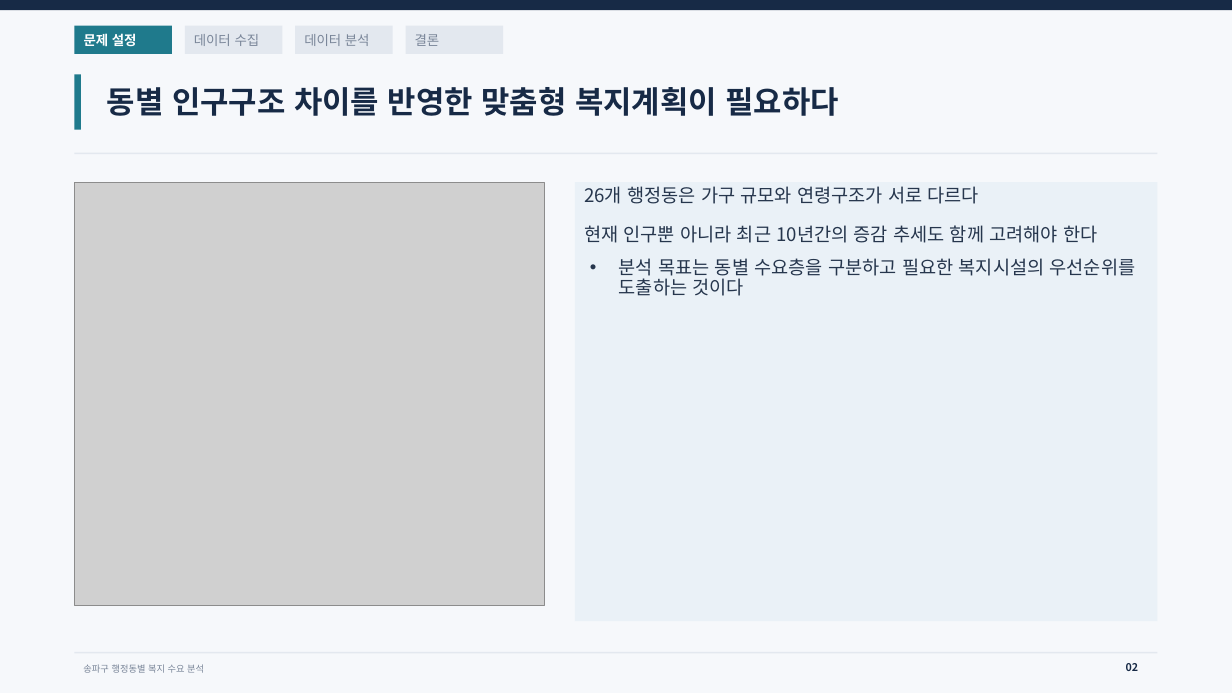
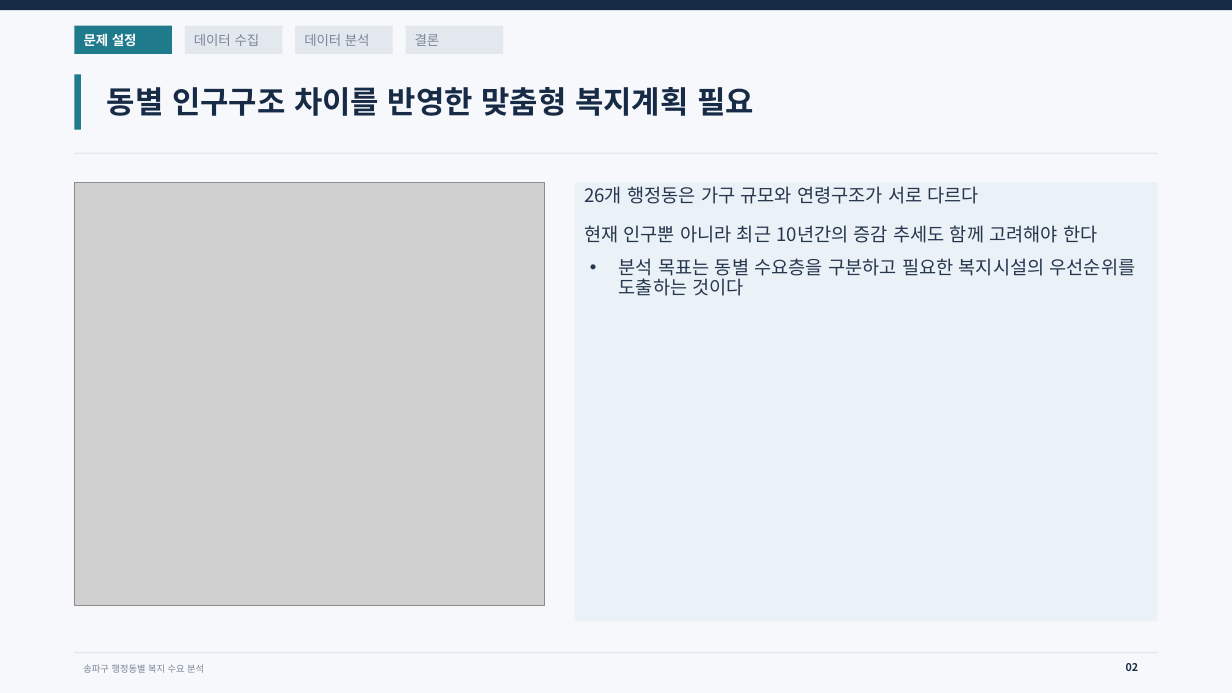
Before and after one commit to jannie601H/data_analisys_ex, a slide deck: slide 2 of Docs/송파구 행정동별 복지 개선방안.pptx. Drawn at 1232x693 pixels with LibreOffice and Linux fonts; fonts in the diff are those of the drawing; grey boxes stand for pictures. Boxes give left, top, right and bottom in pixels: in the first picture for what was removed or moved away, otherwise in the second. Text is boxed around its words. In the diff, an @@ line names an element or a change of style, - is before the commit and + after.

```diff
--- a/Docs/송파구 행정동별 복지 개선방안.pptx
+++ b/Docs/송파구 행정동별 복지 개선방안.pptx
@@ title at bbox=[107, 87, 754, 116]: text changed @@
-동별 인구구조 차이를 반영한 맞춤형 복지계획이 필요하다
+동별 인구구조 차이를 반영한 맞춤형 복지계획 필요
```
Also in this commit, not shown: 6 other slides changed.
